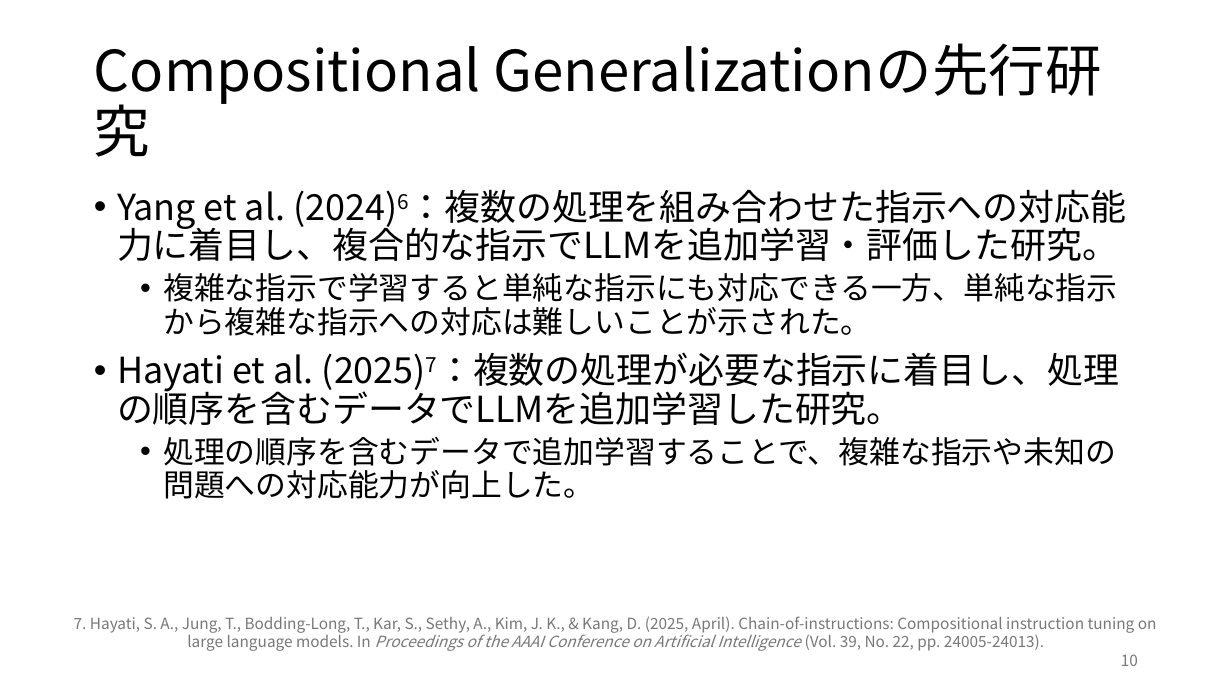
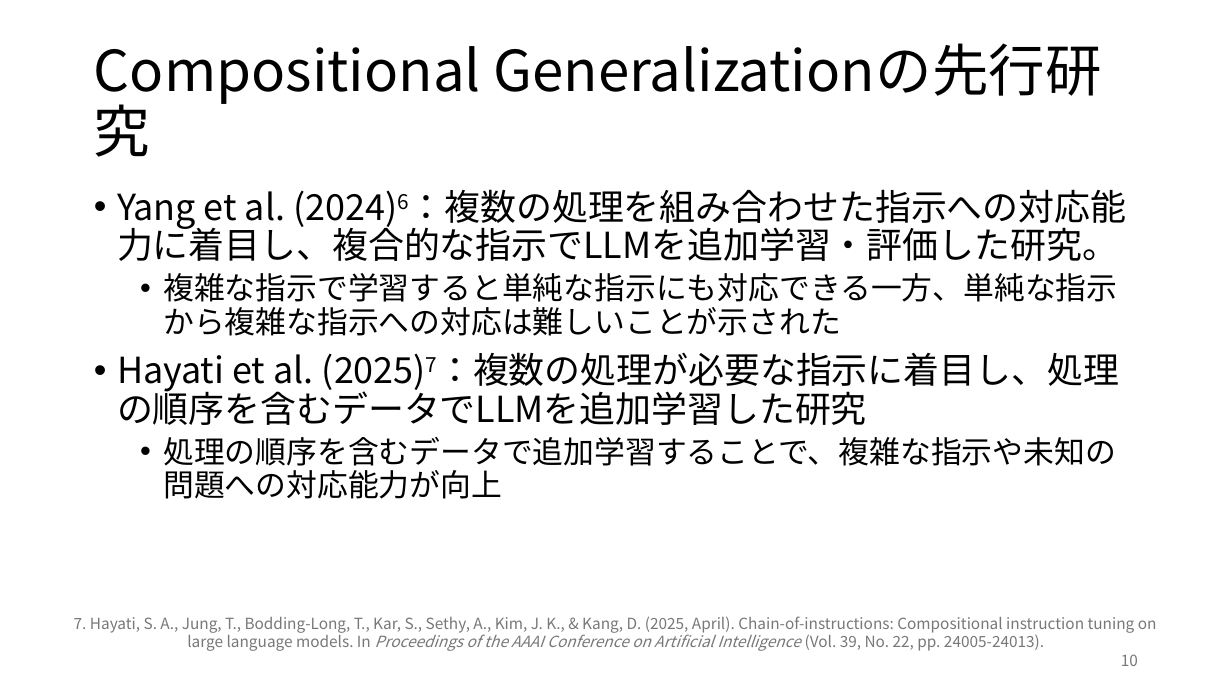
Before and after one commit to rollotea/array-task, a slide deck: slide 10 of 生成AIの追加学習による問題.pptx. Drawn at 1232x693 pixels with LibreOffice and Linux fonts; fonts in the diff are those of the drawing. Boxes give left, top, right and bottom in pixels: in the first picture for what was removed or moved away, otherwise in the second. Text is boxed around its words. In the diff, an @@ line names an element or a change of style, - is before the commit and + after.

Commit message:
Update

```diff
--- a/生成AIの追加学習による問題.pptx
+++ b/生成AIの追加学習による問題.pptx
@@ text at bbox=[117, 273, 1119, 499]: text changed @@
-  • 複雑な指示で学習すると単純な指示にも対応できる一方、単純な指示から複雑な指示への対応は難しいことが示された。
-• Hayati et al. (2025)7：複数の処理が必要な指示に着目し、処理の順序を含むデータでLLMを追加学習した研究。
-  • 処理の順序を含むデータで追加学習することで、複雑な指示や未知の問題への対応能力が向上した。
+  • 複雑な指示で学習すると単純な指示にも対応できる一方、単純な指示から複雑な指示への対応は難しいことが示された
+• Hayati et al. (2025)7：複数の処理が必要な指示に着目し、処理の順序を含むデータでLLMを追加学習した研究
+  • 処理の順序を含むデータで追加学習することで、複雑な指示や未知の問題への対応能力が向上
```
Also in this commit, not shown: 1 slide added.
